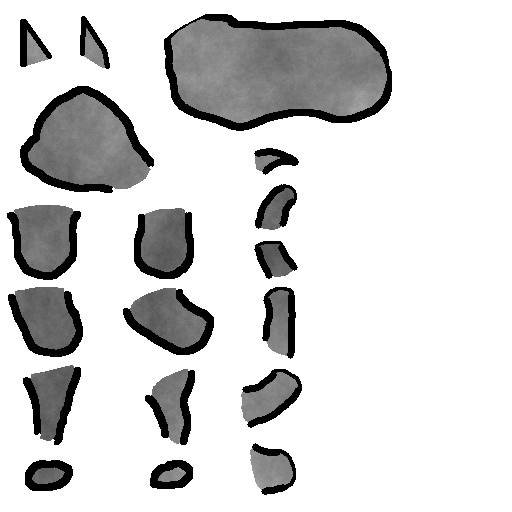
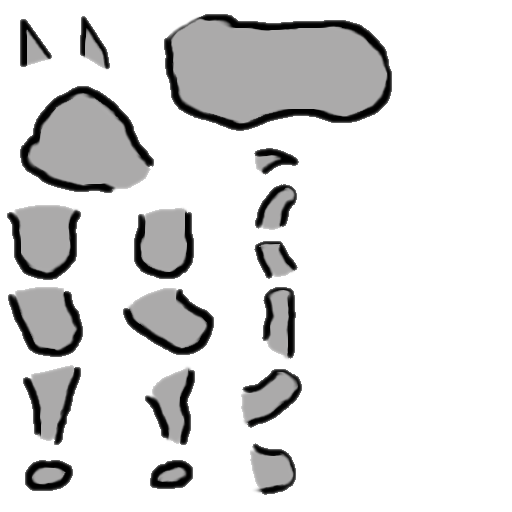
Layered file, before and after one edit (512px x 512px). Changes by layer:
added layer "FinalGris" above "FrontLeg04" over (7, 14, 392, 495)
hid "FrontLeg04" over (25, 460, 73, 491)
hid "FrontLeg03" over (23, 367, 81, 445)
hid "FrontLeg02" over (8, 291, 83, 357)
hid "FrontLeg01" over (7, 211, 81, 280)
hid "BackEar" over (80, 16, 110, 69)
hid "FrontEar" over (20, 19, 52, 67)
hid "Head" over (20, 86, 154, 193)
hid "Body" over (164, 14, 392, 131)
hid "RearLeg04" over (150, 460, 193, 489)
hid "RearLeg03" over (145, 370, 195, 445)
hid "RearLeg02" over (123, 289, 214, 355)
hid "RearLeg01" over (134, 212, 194, 279)
hid "Queue6" over (254, 148, 299, 175)
hid "Queue5" over (255, 184, 297, 229)
hid "Queue4" over (254, 241, 298, 279)
hid "Queue3" over (262, 287, 296, 359)
hid "Queue2" over (242, 369, 302, 428)
hid "Queue1" over (252, 443, 296, 495)
hid "Filtre_nuage" over (14, 19, 387, 490)
hid "Colors01" over (14, 19, 387, 490)
